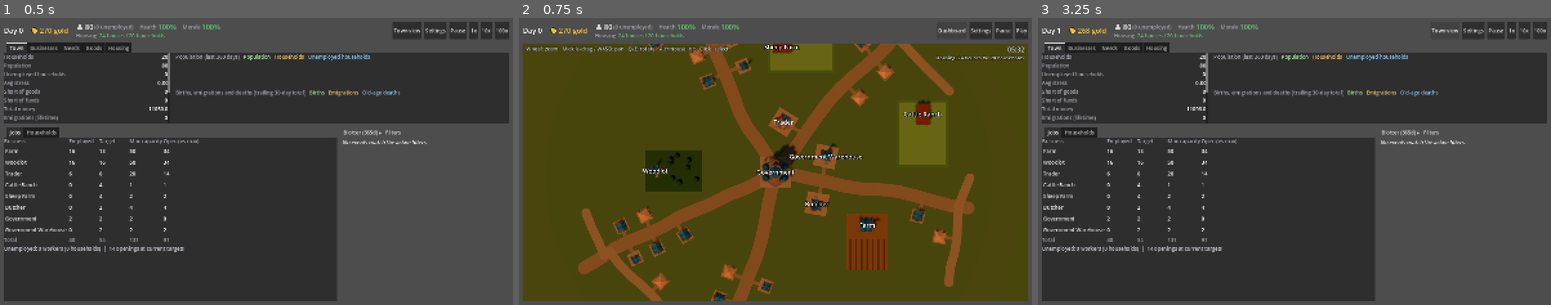
Above: before the commit, frames 1-3 (left to right).
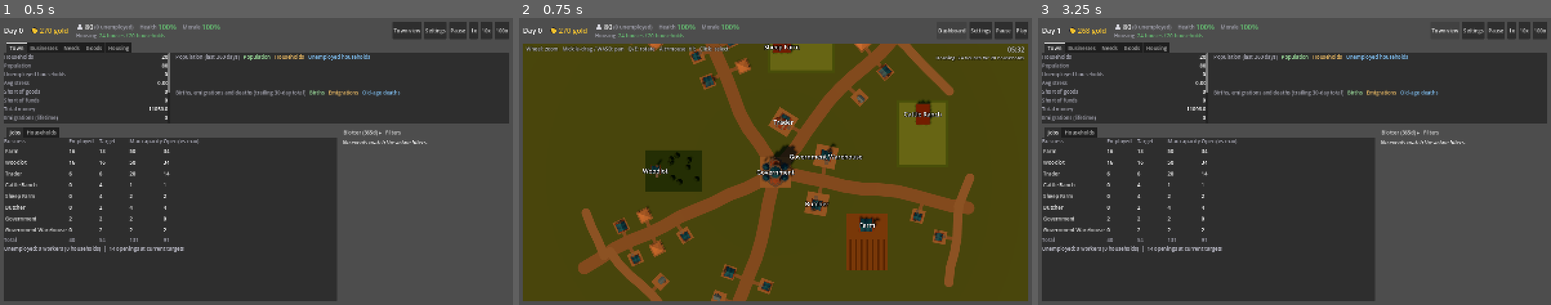
Above: after the commit, the same moments.

Repository: forsman5/sitka
Game: Godot game, scene res://scenes/sim/he_dashboard.tscn
Two runs of this game, one before a commit and one after it. Both use one fixed random seed, a clock stepped at 60 frames per second and the inputs below. This scene is started directly instead of the project's main scene.
Inputs:
- Up to frame 1 (0.5 s): no input
- Up to frame 2 (0.75 s): click "Town view" at 0.5 s
- Up to frame 3 (3.25 s): click "Play" at 1.25 s; click "Play" at 2 s; click "Dashboard" at 2.75 s

Frame 1 is identical in both runs. In frame 2, 0.9% of the frame differs, in the area x 25-84%, y 8-99%; in frame 3, nothing differs.

Commit message:
Town view: add a third house shape from the KayKit Builder Pack
Pulled the single "house" model from the newly downloaded KayKit
Medieval Builder Pack (same low-poly style family as the Hexagon Pack
already in use). It ships with flat, non-team-colored materials, so
its roof material ("Brown") was retinted to the same blue used
everywhere else in town before importing, keeping the single-team-
color look instead of introducing an orange roof.

HOUSE_ART_POOL now cycles through 4 models instead of 3.

Co-Authored-By: Claude Sonnet 5 <noreply@anthropic.com>

Diff:
--- a/scripts/ci/check_web_assets.gd
+++ b/scripts/ci/check_web_assets.gd
@@ -7,6 +7,7 @@
 	"res://assets/models/buildings/building_castle_blue.gltf",
 	"res://assets/models/buildings/building_home_A_blue.gltf",
 	"res://assets/models/buildings/building_home_B_blue.gltf",
+	"res://assets/models/buildings/building_house_builder_blue.glb",
 	"res://assets/models/buildings/building_tavern_blue.gltf",
 	"res://assets/models/buildings/tent.gltf",
 	"res://assets/models/nature/tree_single_A.gltf",
--- a/scripts/sim/household_economy/he_town_view.gd
+++ b/scripts/sim/household_economy/he_town_view.gd
@@ -45,6 +45,7 @@
 	{"model": "building_home_A_blue.gltf", "width": 4.5},
 	{"model": "building_home_B_blue.gltf", "width": 4.5},
 	{"model": "tent.gltf", "width": 4.0},
+	{"model": "building_house_builder_blue.glb", "width": 4.5},
 ]
 const DEFAULT_ART := {"model": "building_home_B_blue.gltf", "width": 6.0}
 const BARN_SIZE := Vector3(6.0, 3.0, 4.0)
Binary file added: assets/models/buildings/building_house_builder_blue.glb
Not shown, added: assets/models/buildings/building_house_builder_blue.glb.import
